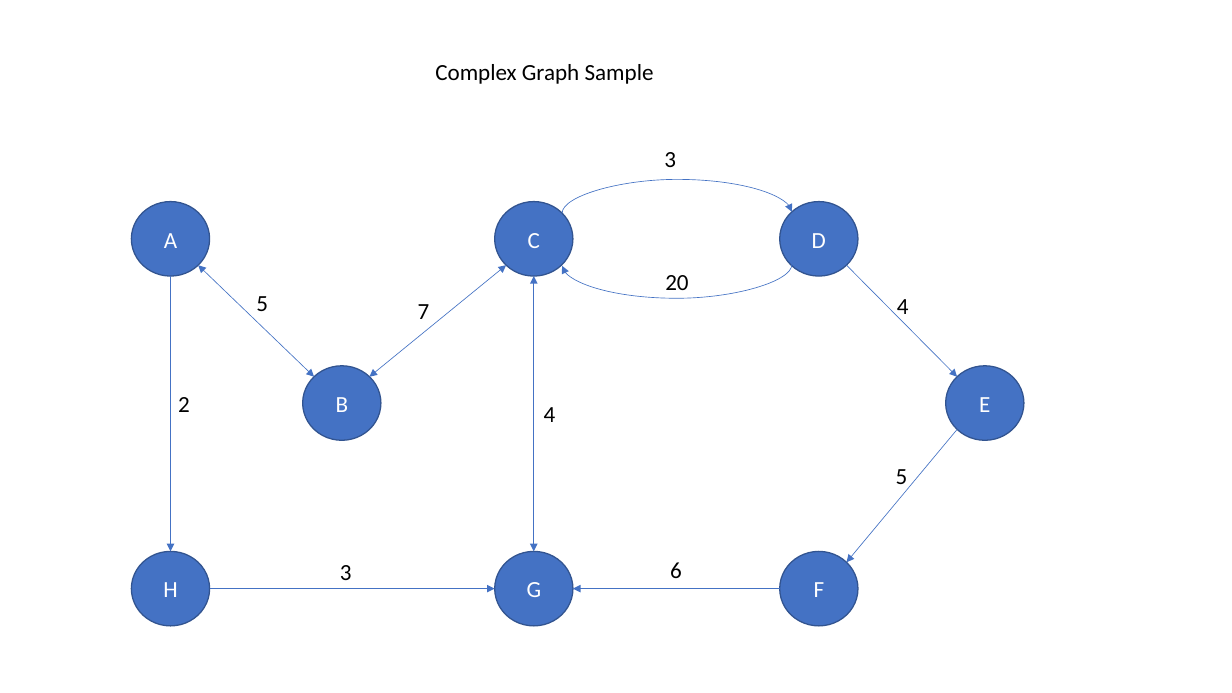
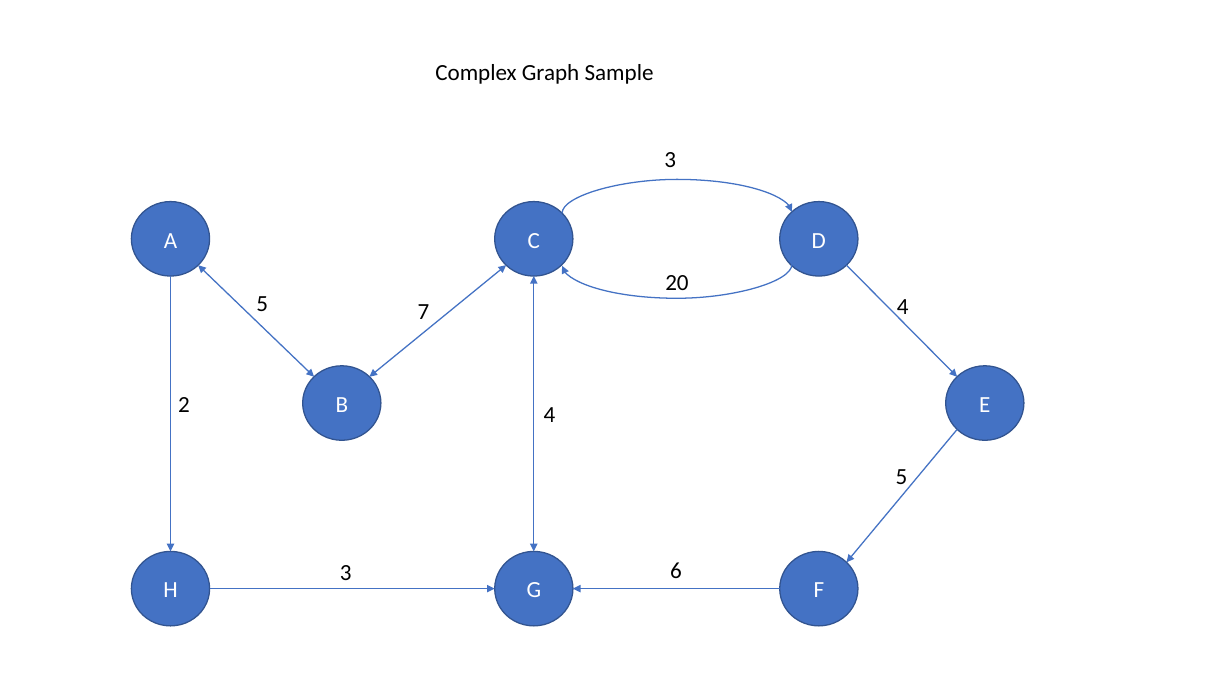
Before and after one commit to rabestro/graph-pathfinding-algorithms, a slide deck: slide 3 of docs/Graphs.pptx (slide 2 before the commit). Drawn at 1232x693 pixels with LibreOffice and Linux fonts; fonts in the diff are those of the drawing. Boxes give left, top, right and bottom in pixels: in the first picture for what was removed or moved away, otherwise in the second. Text is boxed around its words. In the diff, an @@ line names an element or a change of style, - is before the commit and + after.

```diff
--- a/docs/Graphs.pptx
+++ b/docs/Graphs.pptx
@@ curved arrow (562, 213) - (792, 212): stroke #4472C4 0.5 pt to #4472C4 1 pt @@
@@ double arrow (198, 265) - (314, 377): stroke #4472C4 0.5 pt to #4472C4 1 pt @@
@@ double arrow (506, 265) - (370, 377): stroke #4472C4 0.5 pt to #4472C4 1 pt @@
@@ curved arrow (792, 264) - (562, 266): stroke #4472C4 0.5 pt to #4472C4 1 pt @@
@@ arrow (847, 265) - (958, 377): stroke #4472C4 0.5 pt to #4472C4 1 pt @@
@@ arrow (958, 430) - (847, 563): stroke #4472C4 0.5 pt to #4472C4 1 pt @@
```
Also in this commit, not shown: 1 slide added.
